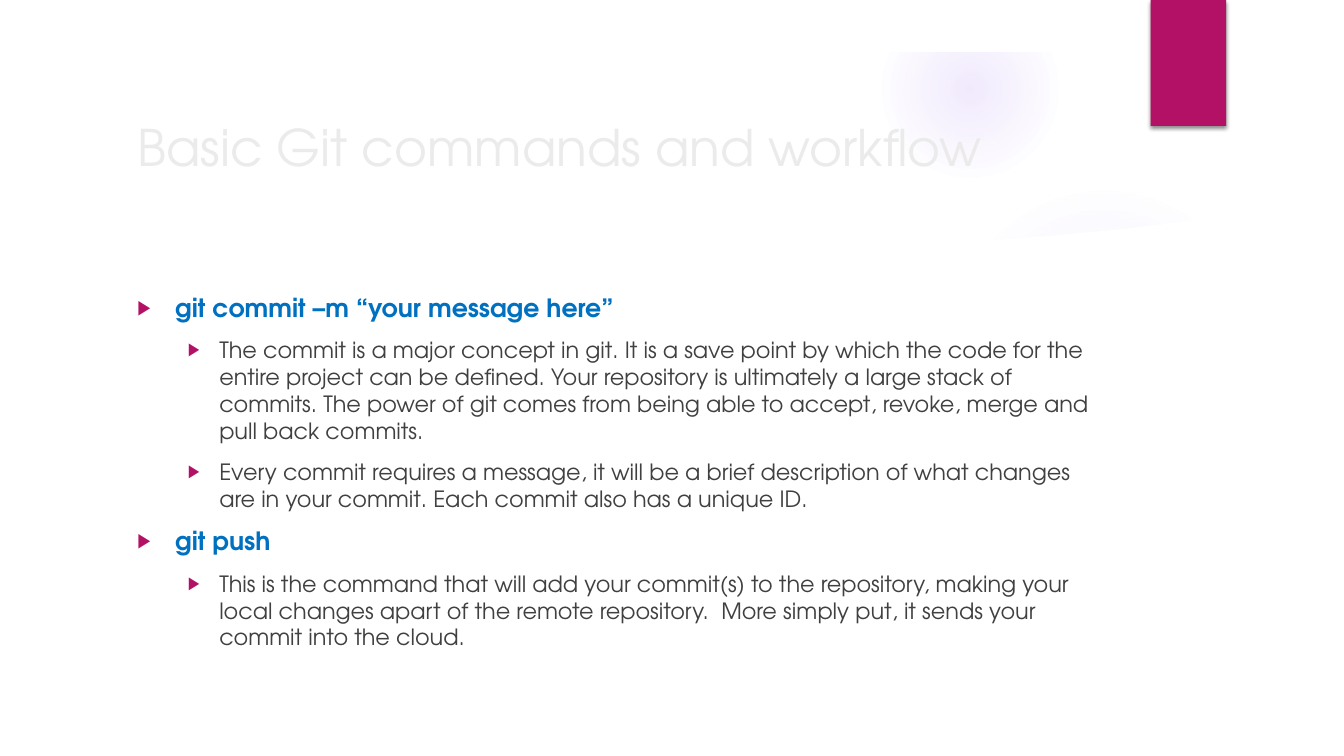
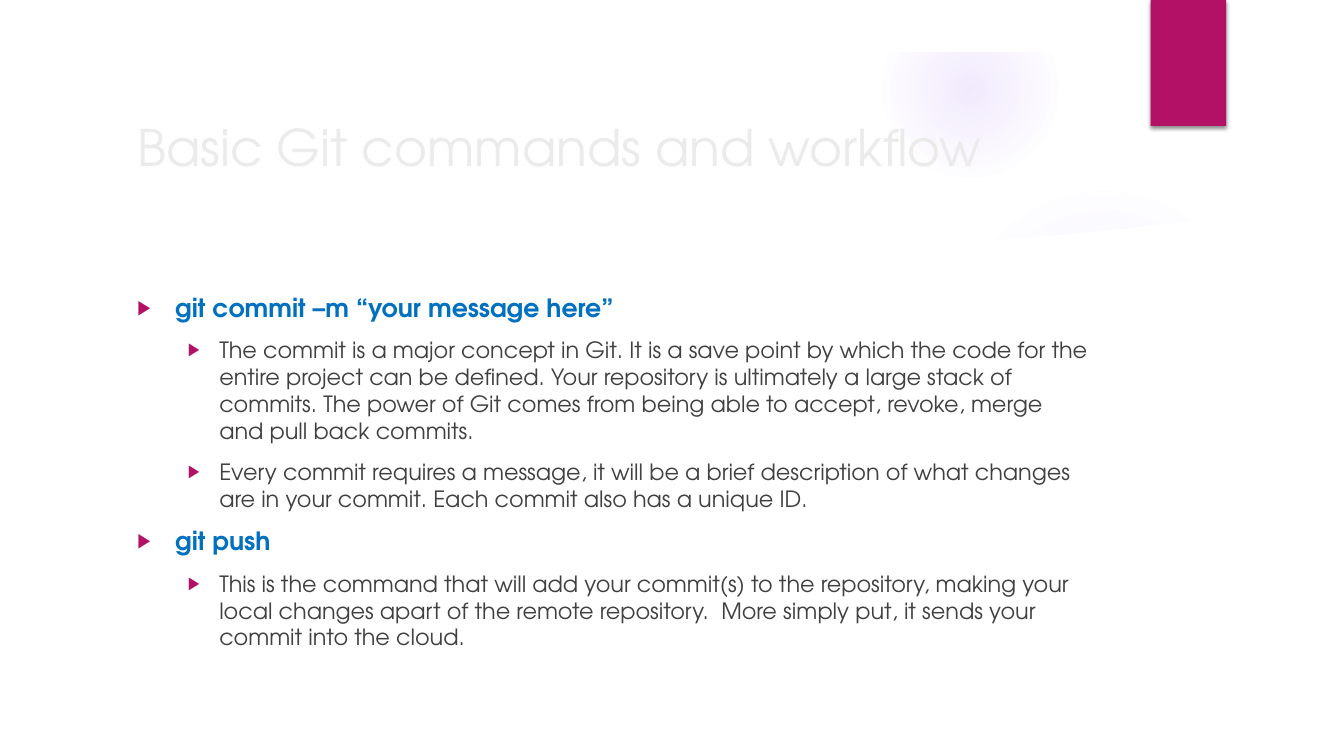
Before and after one commit to cdobos/git_session, a slide deck: slide 8 of Intro to git.pptx (slide 7 before the commit). Drawn at 1344x756 pixels with LibreOffice and Linux fonts; fonts in the diff are those of the drawing; background and template pictures are left out. Boxes give left, top, right and bottom in pixels: in the first picture for what was removed or moved away, otherwise in the second. Text is boxed around its words. In the diff, an @@ line names an element or a change of style, - is before the commit and + after.

```diff
--- a/Intro to git.pptx
+++ b/Intro to git.pptx
@@ text at (219, 341, 1088, 444): text changed @@
-  ▶ The commit is a major concept in git. It is a save point by which the code for the entire project can be defined. Your repository is ultimately a large stack of commits. The power of git comes from being able to accept, revoke, merge and pull back commits.
+  ▶ The commit is a major concept in Git. It is a save point by which the code for the entire project can be defined. Your repository is ultimately a large stack of commits. The power of Git comes from being able to accept, revoke, merge and pull back commits.
```
Also in this commit, not shown: 2 other slides changed, 1 slide added.
